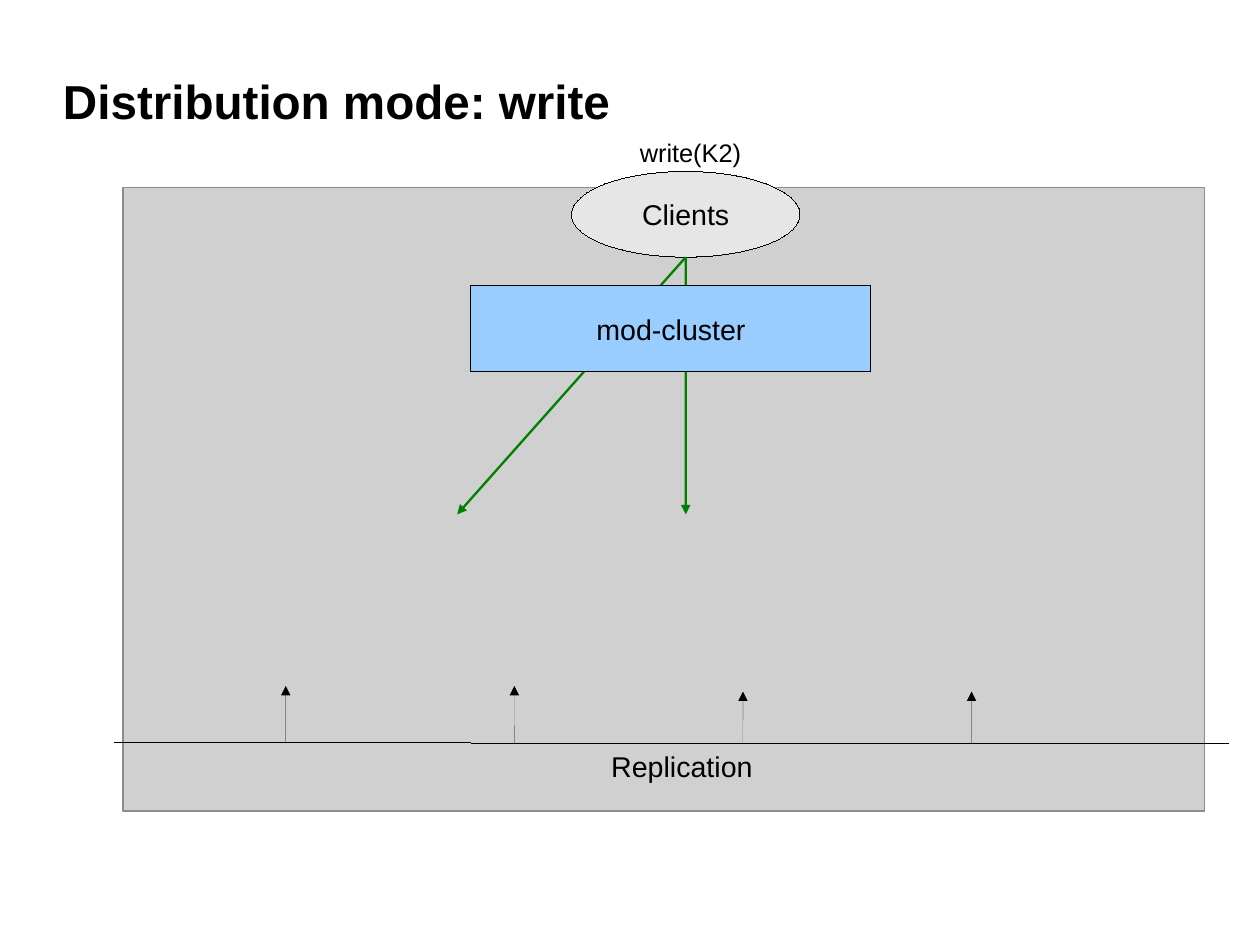
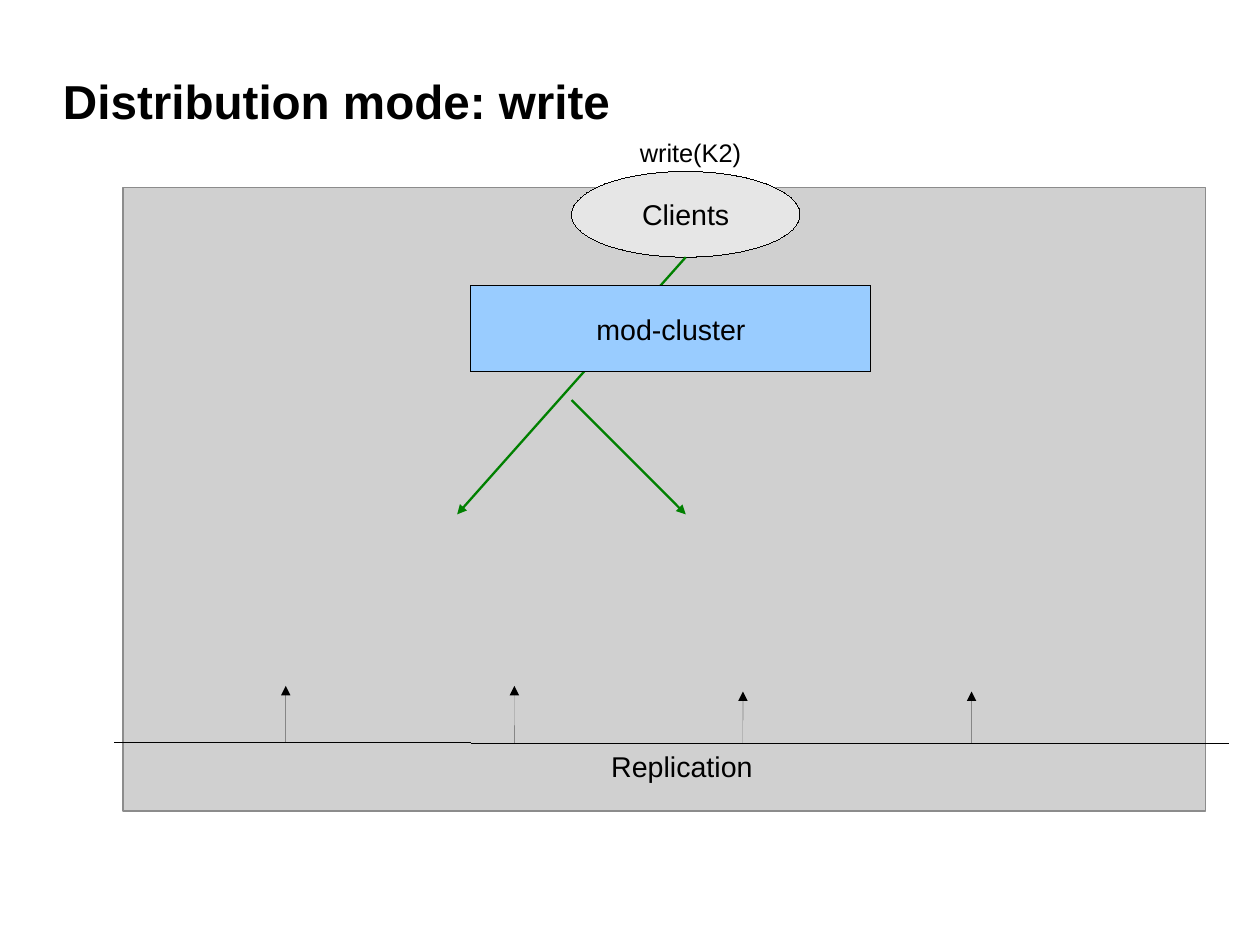
Before and after one commit to belaban/SessionPerf, a slide deck: slide 14 of docs/jbw2012.odp (slide 15 before the commit). Drawn at 1260x945 pixels with LibreOffice and Linux fonts; fonts in the diff are those of the drawing; grey boxes stand for pictures; background and template pictures are left out. Boxes give left, top, right and bottom in pixels: in the first picture for what was removed or moved away, otherwise in the second. Text is boxed around its words. In the diff, an @@ line names an element or a change of style, - is before the commit and + after.

```diff
--- a/docs/jbw2012.odp
+++ b/docs/jbw2012.odp
@@ arrow removed from (686, 257) to (686, 515) @@
@@ arrow added from (572, 400) to (686, 515), #008000 1.45 pt @@
```
Also in this commit, not shown: 3 other slides changed, 2 slides added, 1 slide removed, 1 other file.
